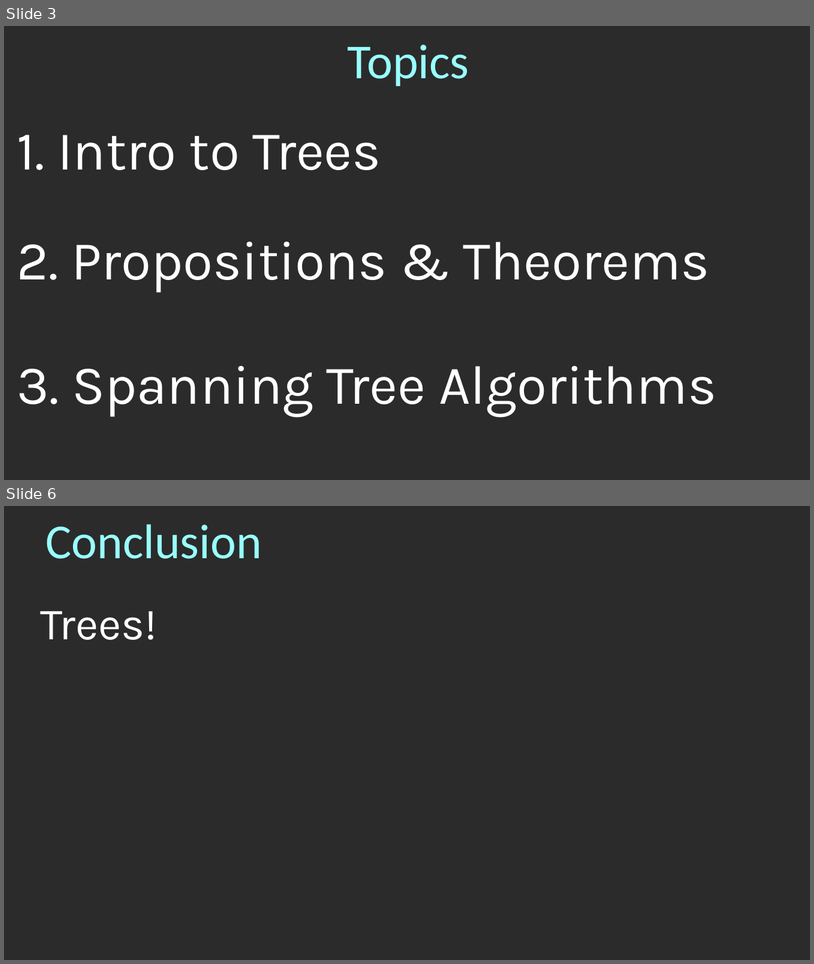
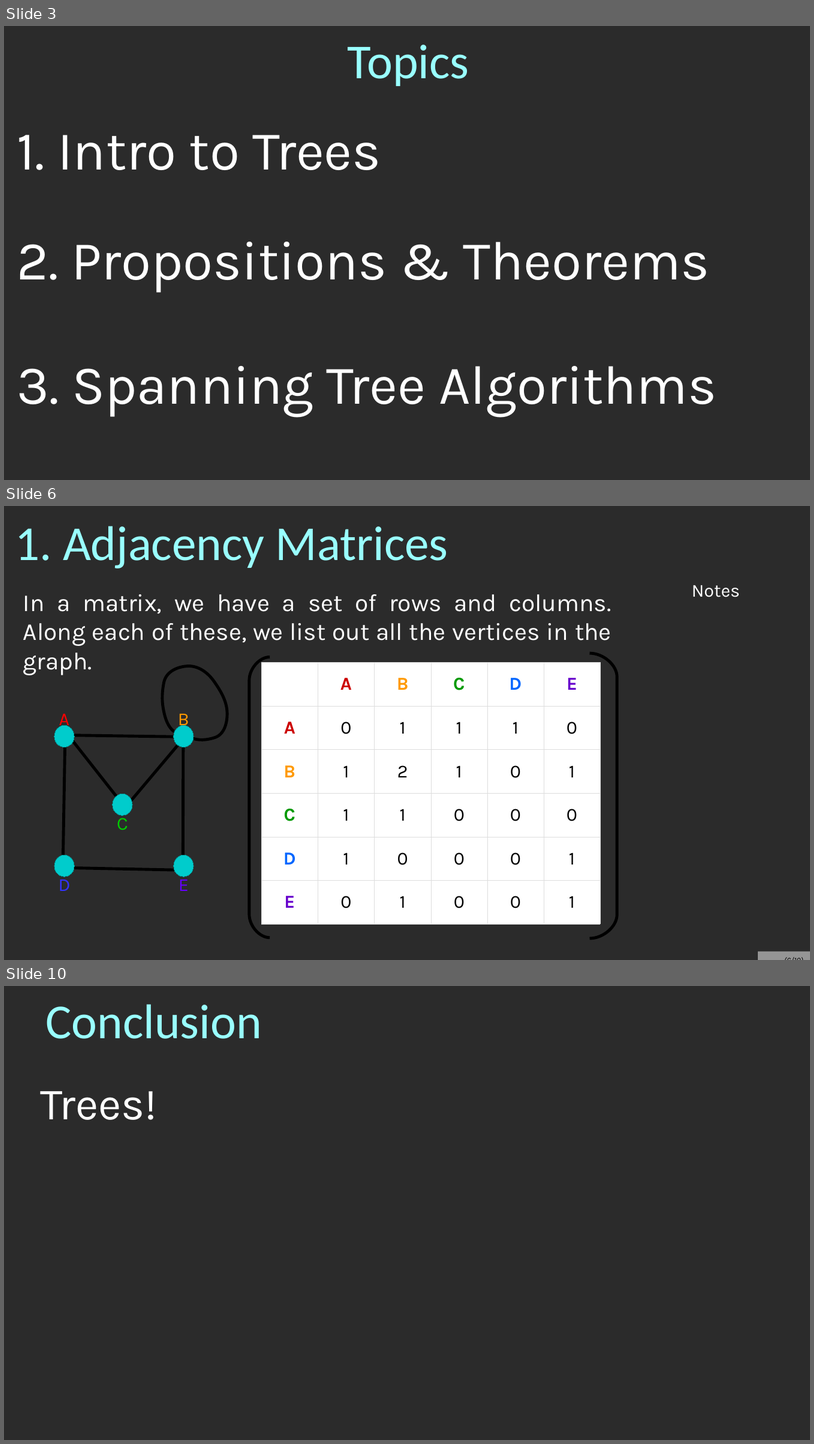
Before and after one commit to nguyenchithien/CS211-Discrete-Structures-II, a slide deck: Lectures/Lecture 7.4.odp. Shown one above the other, each under a label of ours: slides 3 and 6 before the commit, slides 3, 6 and 10 after it; the slides between them are not shown. The pictures are 814x964 and 814x1444 pixels, drawn with LibreOffice and Linux fonts; fonts in the diff are those of the drawing; background and template pictures are left out; a plain dark background stands for a picture behind light text. Boxes give left, top, right and bottom in pixels: in the first picture for what was removed or moved away, otherwise in the second. Text is boxed around its words. In the diff, an @@ line names an element or a change of style, - is before the commit and + after.

```diff
--- a/Lectures/Lecture 7.4.odp
+++ b/Lectures/Lecture 7.4.odp
@@ slide 6 added at [4, 506, 810, 960], background picture (left out) @@
@@ title added at [15, 526, 449, 568], 48 pt, text #99FFFF @@
+1. Adjacency Matrices
@@ text added at [23, 594, 612, 675], 24 pt, text #FFFFFF @@
+In a matrix, we have a set of rows and columns. Along each of these, we list out all the vertices in the graph.
@@ text added at [692, 585, 741, 597], 18 pt, text #FFFFFF @@
+Notes
@@ freeform shape added at [249, 657, 270, 937], outline #000000 2.89 pt @@
@@ table added at [261, 663, 600, 924], 6 rows, 6 columns @@
+ | A | B | C | D | E
+A | 0 | 1 | 1 | 1 | 0
+B | 1 | 2 | 1 | 0 | 1
+C | 1 | 1 | 0 | 0 | 0
+D | 1 | 0 | 0 | 0 | 1
+E | 0 | 1 | 0 | 0 | 1
@@ freeform shape added at [590, 653, 617, 939], outline #000000 2.89 pt @@
@@ group added at [54, 666, 227, 877]: 6 lines, 5 ellipses, 1 freeform shape @@
+E
+D
+B
+C
+A
@@ page number added at [758, 951, 810, 960], fill #FFFFFF at 50% opacity, 8 pt, text #000000, italic @@
+(6/10)
@@ what was slide 6 is now slide 10 @@
```
Also in this commit, not shown: 1 slide changed, 5 other slides added, 2 slides removed.
